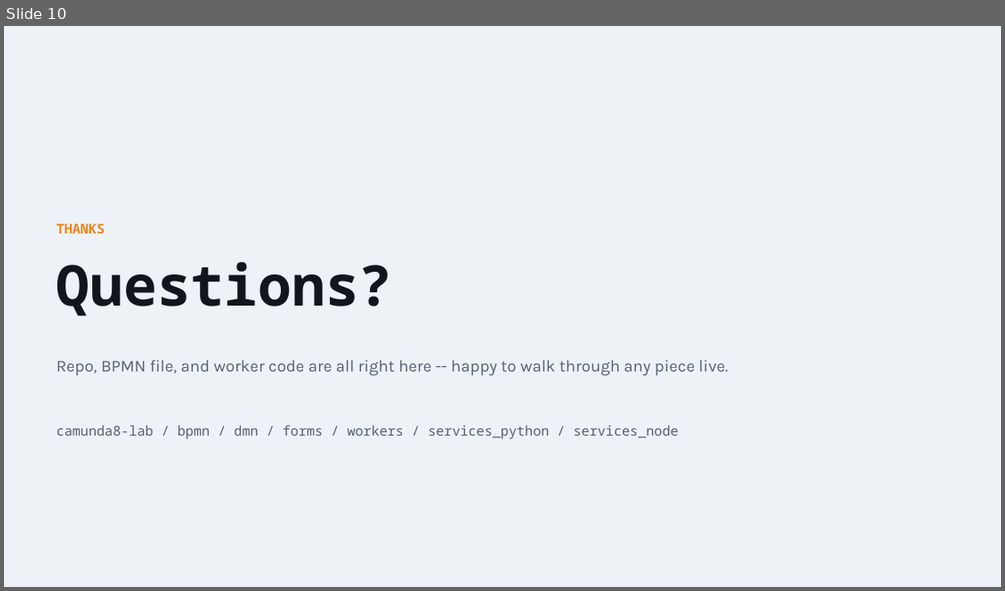
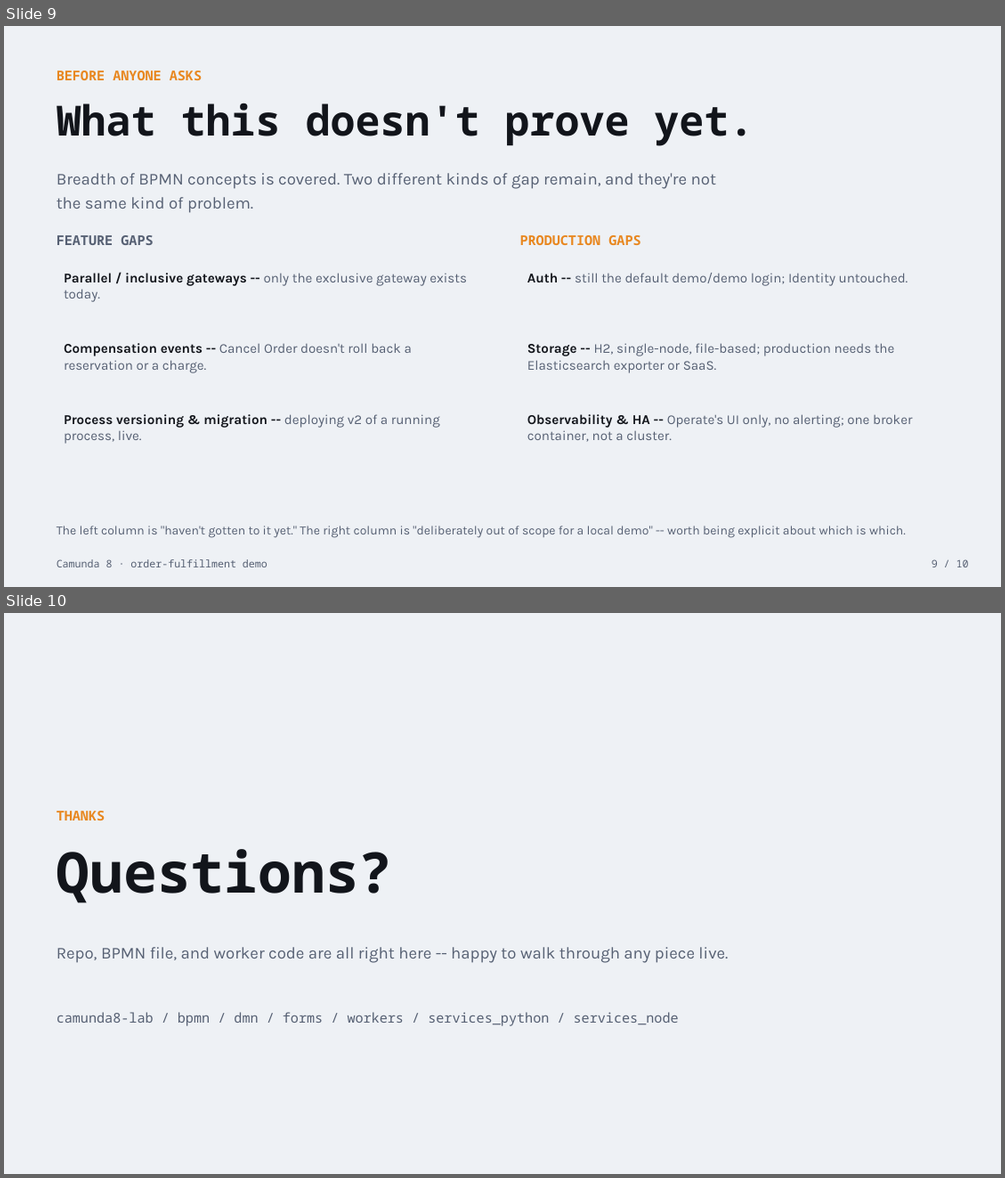
Before and after one commit to sokhai-cambodia/camunda8-lab, a slide deck: slides/camunda8-demo.pptx. Shown one above the other, each under a label of ours: slide 10 before the commit, slides 9 and 10 after it. The pictures are 1005x591 and 1005x1178 pixels, drawn with LibreOffice and Linux fonts; fonts in the diff are those of the drawing. Boxes give left, top, right and bottom in pixels: in the first picture for what was removed or moved away, otherwise in the second. Text is boxed around its words. In the diff, an @@ line names an element or a change of style, - is before the commit and + after.

Commit message:
Deepen slide content: evidence-backed value props, honest production gaps
"Why it matters" bullets were generic platitudes any vendor deck could
make; rewrote each to point at something actually demonstrated in this
session (the forced incident, the DMN table swap, the Node payment
service, the two different failure-handling paths).

Added a new "What this doesn't prove yet" slide to both decks, split into
feature gaps (BPMN patterns not used) and production gaps (auth still
demo/demo, H2 single-node storage, no observability/HA) -- the latter
category didn't exist anywhere in the deck before and is the most
predictable follow-up question this kind of demo gets.

Verified visually in both formats before committing: HTML deck via browser
screenshots, pptx via PowerPoint COM export.

```diff
--- a/slides/camunda8-demo.pptx
+++ b/slides/camunda8-demo.pptx
@@ slide 9 added at (4,26,1001,587), background #FFFFFF @@
@@ rectangle added at (4,26,1001,587), fill #EEF1F5 @@
@@ text added at (57,70,202,80), 13 pt, text #E8871F, bold @@
+BEFORE ANYONE ASKS
@@ text added at (57,103,753,146), 40 pt, text #12151B, bold @@
+What this doesn't prove yet.
@@ text added at (57,173,716,213), 16 pt, text #566073 @@
+Breadth of BPMN concepts is covered. Two different kinds of gap remain, and they're not the same kind of problem.
@@ text added at (57,235,153,245), 13 pt, text #566073, bold @@
+FEATURE GAPS
@@ text added at (520,235,640,245), 13 pt, text #E8871F, bold @@
+PRODUCTION GAPS
@@ text added at (64,273,467,302), 13 pt, text #566073 @@
+Parallel / inclusive gateways -- only the exclusive gateway exists today.
@@ text added at (527,273,908,286), 13 pt, text #566073 @@
+Auth -- still the default demo/demo login; Identity untouched.
@@ text added at (64,343,412,373), 13 pt, text #566073 @@
+Compensation events -- Cancel Order doesn't roll back a reservation or a charge.
@@ text added at (527,343,895,373), 13 pt, text #566073 @@
+Storage -- H2, single-node, file-based; production needs the Elasticsearch exporter or SaaS.
@@ text added at (64,414,440,443), 13 pt, text #566073 @@
+Process versioning & migration -- deploying v2 of a running process, live.
@@ text added at (527,414,913,442), 13 pt, text #566073 @@
+Observability & HA -- Operate's UI only, no alerting; one broker container, not a cluster.
@@ text added at (57,525,906,538), 12 pt, text #566073 @@
+The left column is "haven't gotten to it yet." The right column is "deliberately out of scope for a local demo" -- worth being explicit about which is which.
@@ text added at (57,559,267,567), 10 pt, text #566073 @@
+Camunda 8 · order-fulfillment demo
@@ text added at (931,559,969,567), 10 pt, text #566073 @@
+9 / 10
```
Also in this commit, not shown: 1 slide changed, 1 slide removed, 2 other files.
